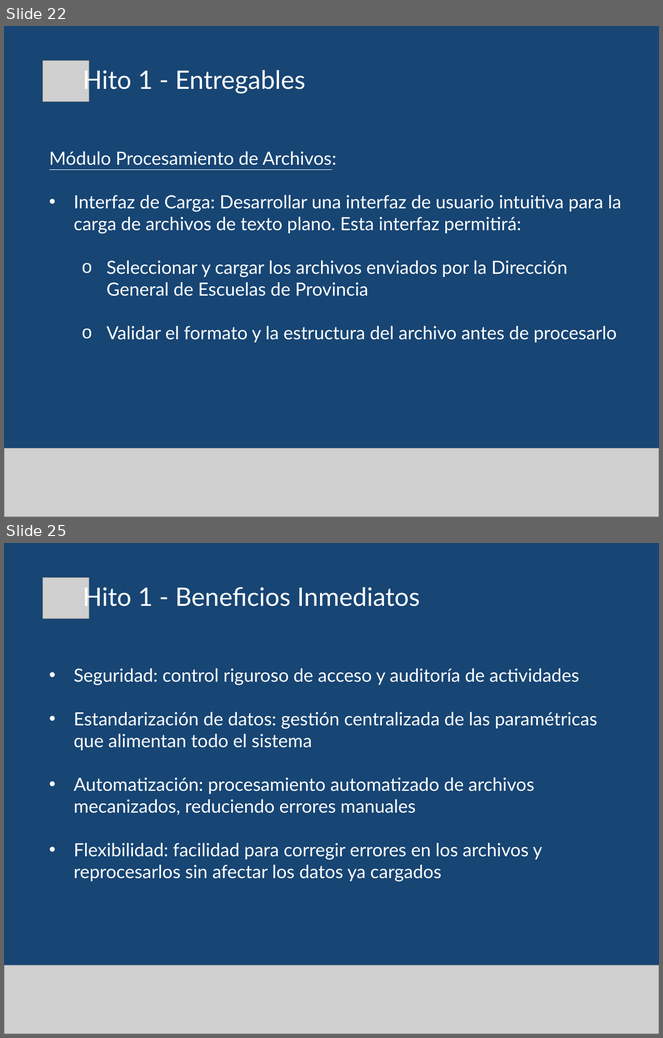
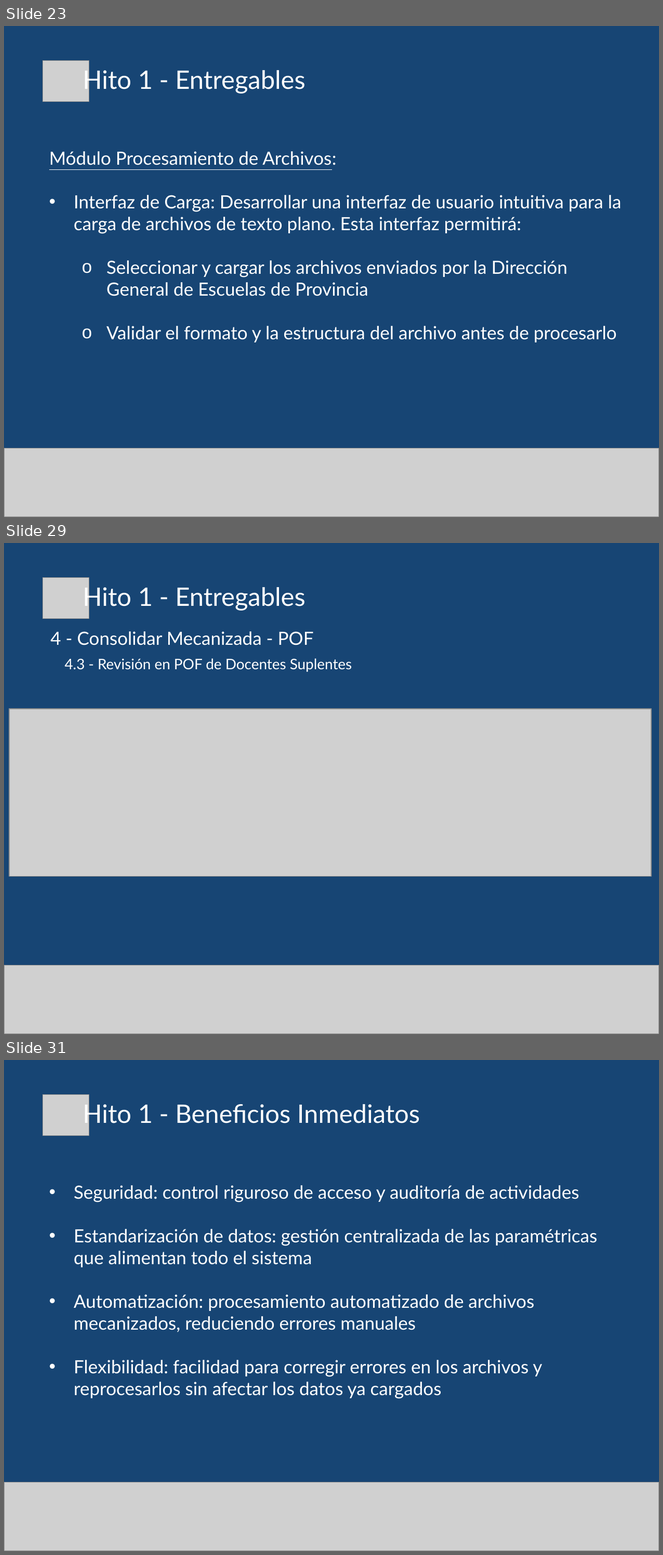
Before and after one commit to gabulopezmdq-ui/Eventia, a slide deck: Documentacion/DocumentacionProyecto/Presentaciones/MEC_Hito1.pptx. Shown one above the other, each under a label of ours: slides 22 and 25 before the commit, slides 23, 29 and 31 after it; the slides between them are not shown. The pictures are 663x1038 and 663x1555 pixels, drawn with LibreOffice and Linux fonts; fonts in the diff are those of the drawing; grey boxes stand for pictures. Boxes give left, top, right and bottom in pixels: in the first picture for what was removed or moved away, otherwise in the second. Text is boxed around its words. In the diff, an @@ line names an element or a change of style, - is before the commit and + after.

```diff
--- a/Documentacion/DocumentacionProyecto/Presentaciones/MEC_Hito1.pptx
+++ b/Documentacion/DocumentacionProyecto/Presentaciones/MEC_Hito1.pptx
@@ slide 29 added at (4,543,659,1034), background #174574 @@
@@ picture added at (42,578,89,619) @@
@@ text added at (83,584,305,611), 28 pt, text #FFFFFF @@
+Hito 1 - Entregables
@@ text added at (50,631,314,645), 20 pt, text #FFFFFF @@
+4 - Consolidar Mecanizada - POF
@@ text added at (65,658,352,672), 16 pt, text #FFFFFF @@
+4.3 - Revisión en POF de Docentes Suplentes
@@ picture added at (9,709,651,876) @@
@@ picture added at (4,966,659,1034) @@
@@ what was slide 22 is now slide 23 @@
@@ what was slide 25 is now slide 31 @@
```
Also in this commit, not shown: 14 slides changed, 6 other slides added, 1 slide removed, 9 other files.
